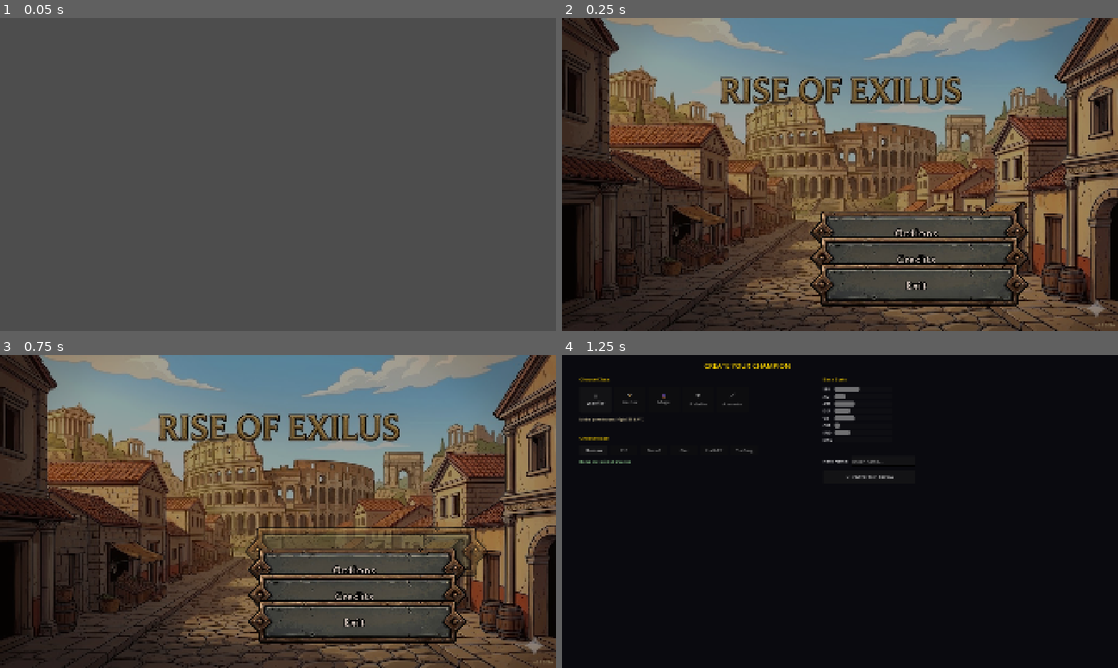
Above: before the commit, frames 1-4 (two rows, left to right).
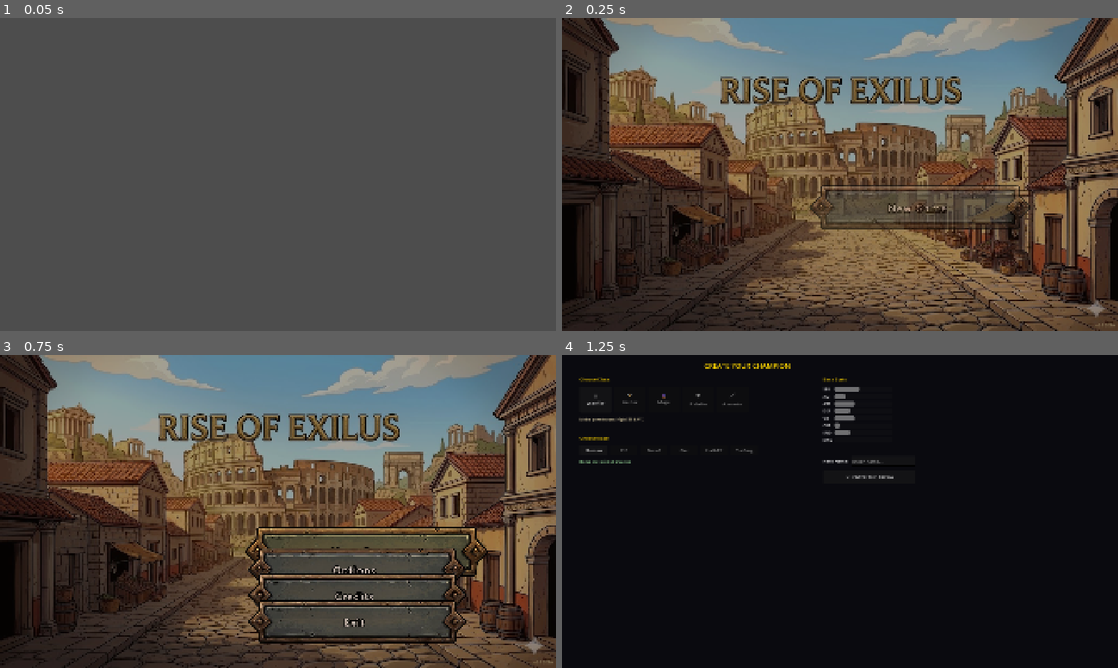
Above: after the commit, the same moments.

Repository: bibaczebe/Sas_Game
Game: Godot game, scene res://scenes/boot/Boot.tscn
The game is run twice, just before and just after one commit, with the same random seed, the same clock (stepped at 60 frames per second) and the same inputs.
Inputs (mouse positions are in pixels of both pictures, inside the frame that each line leads up to):
- Up to frame 1 (0.05 s): no input
- Up to frame 2 (0.25 s): no input
- Up to frame 3 (0.75 s): click (278, 473) at 0.52 s
- Up to frame 4 (1.25 s): no input

Frame 1 is identical in both runs. In frame 2, 12% of the frame differs, in the area x 44-85%, y 53-93%; in frame 3, 1.3%; in frame 4, nothing differs.
Error before the commit: Invalid call. Nonexistent function 'set_delay' in base 'Tween'. (res://scenes/main_menu/MainMenu.gd:50)

Commit message:
Fix MainMenu tween crash: set_delay() is on PropertyTweener not Tween
Co-Authored-By: Claude Sonnet 4.6 <noreply@anthropic.com>

Diff:
--- a/godot/scenes/main_menu/MainMenu.gd
+++ b/godot/scenes/main_menu/MainMenu.gd
@@ -27,10 +27,8 @@
 	_btn_credits.pressed.connect(_on_credits)
 	_btn_exit.pressed.connect(_on_exit)
 
-	var all_btns: Array[TextureButton] = [
-		_btn_new_game, _btn_continue, _btn_options, _btn_credits, _btn_exit
-	]
-	for btn in all_btns:
+	var all_btns := [_btn_new_game, _btn_continue, _btn_options, _btn_credits, _btn_exit]
+	for btn: TextureButton in all_btns:
 		btn.mouse_entered.connect(_hover_on.bind(btn))
 		btn.mouse_exited.connect(_hover_off.bind(btn))
 
@@ -39,21 +37,17 @@
 
 # ── Intro pop-in ──────────────────────────────────────────────────────────────
 func _play_intro() -> void:
-	var all_btns: Array[TextureButton] = [
-		_btn_new_game, _btn_continue, _btn_options, _btn_credits, _btn_exit
-	]
+	var all_btns := [_btn_new_game, _btn_continue, _btn_options, _btn_credits, _btn_exit]
 	var delay := 0.0
-	for btn in all_btns:
+	for btn: TextureButton in all_btns:
 		btn.scale    = Vector2(0.80, 0.80)
 		btn.modulate = Color(1.0, 1.0, 1.0, 0.0)
-		var tw := create_tween()
-		tw.set_delay(delay)
-		tw.set_parallel(true)
-		# Scale springs in with TRANS_BACK (slight overshoot)
+		# set_delay() is on PropertyTweener, not on Tween — set per-tweener
+		var tw := create_tween().set_parallel(true)
 		tw.tween_property(btn, "scale",      NORMAL_SCALE, 0.42) \
-			.set_ease(Tween.EASE_OUT).set_trans(Tween.TRANS_BACK)
+			.set_delay(delay).set_ease(Tween.EASE_OUT).set_trans(Tween.TRANS_BACK)
 		tw.tween_property(btn, "modulate:a", 1.0,          0.30) \
-			.set_ease(Tween.EASE_OUT)
+			.set_delay(delay).set_ease(Tween.EASE_OUT)
 		delay += 0.10
 
 
